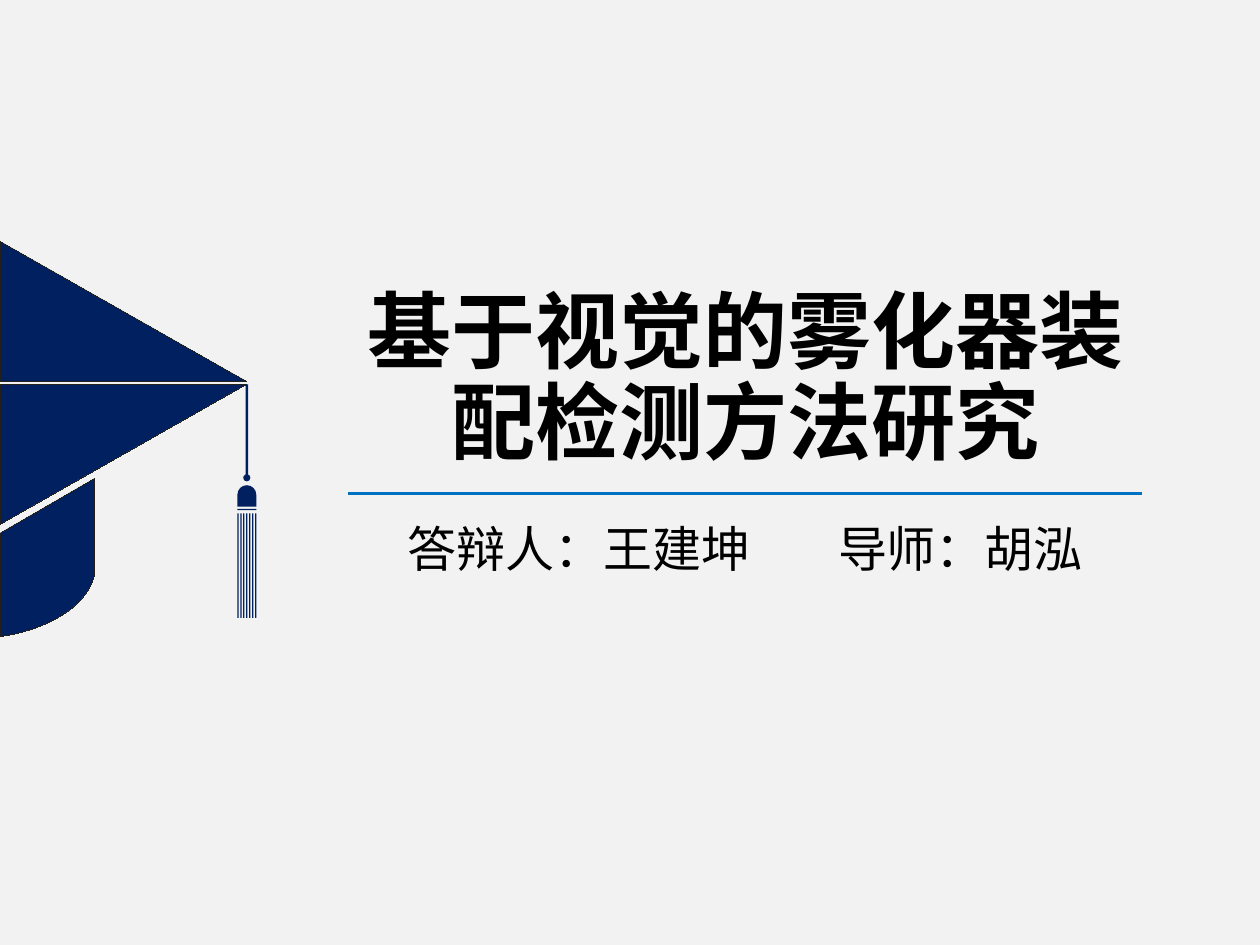
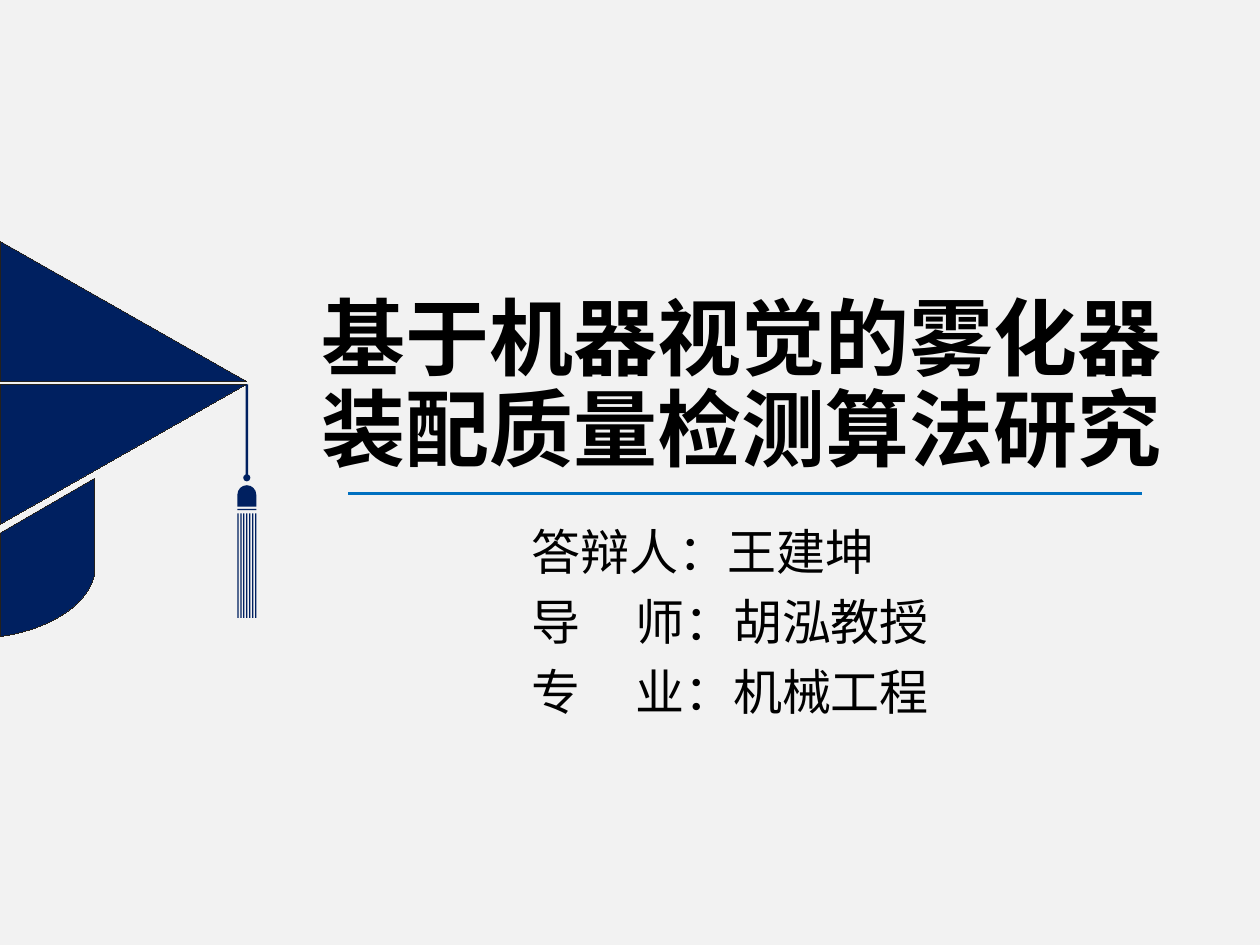
Before and after one commit to wang-jiankun/Graduate-File, a slide deck: slide 1 of 中期PPT-王建坤.pptx. Drawn at 1260x945 pixels with LibreOffice and Linux fonts; fonts in the diff are those of the drawing; background and template pictures are left out. Boxes give left, top, right and bottom in pixels: in the first picture for what was removed or moved away, otherwise in the second. Text is boxed around its words. In the diff, an @@ line names an element or a change of style, - is before the commit and + after.

```diff
--- a/中期PPT-王建坤.pptx
+++ b/中期PPT-王建坤.pptx
@@ title at <box>322,297,1162,468</box>: text changed @@
-基于视觉的雾化器装配检测方法研究
+基于机器视觉的雾化器装配质量检测算法研究
@@ text at <box>531,528,929,714</box>: text changed @@
-答辩人：王建坤 导师：胡泓
+答辩人：王建坤
+导 师：胡泓教授
+专 业：机械工程
```
Also in this commit, not shown: 16 other slides changed, 2 other files.
